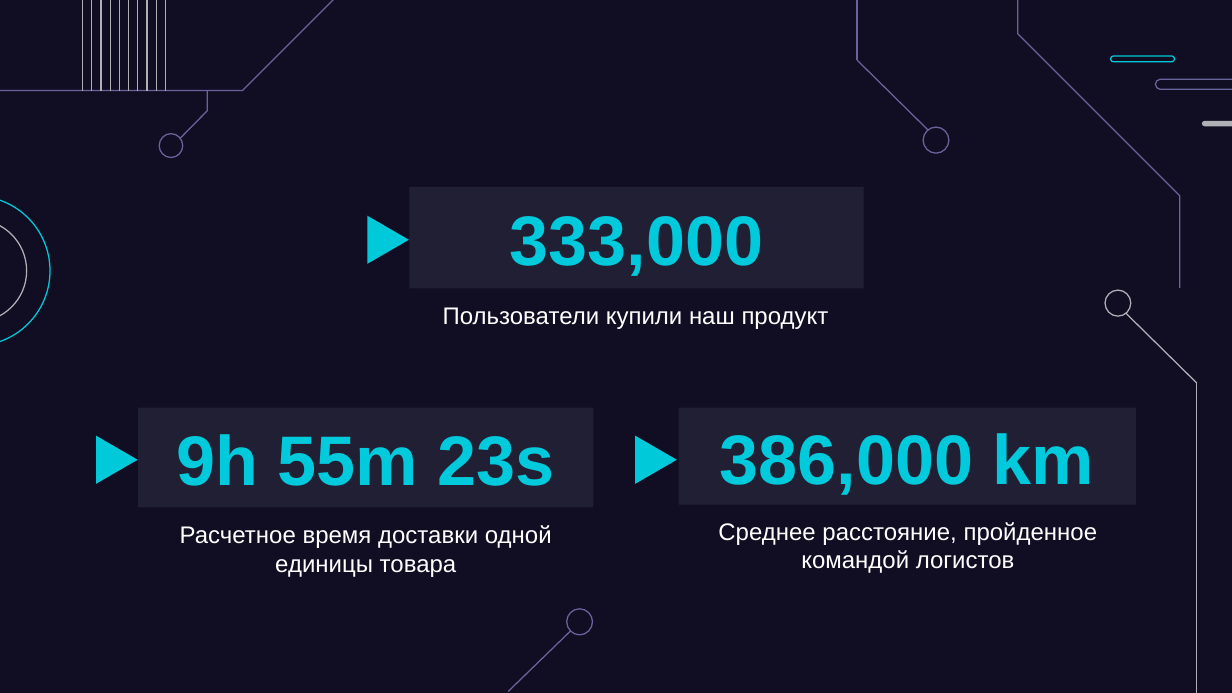
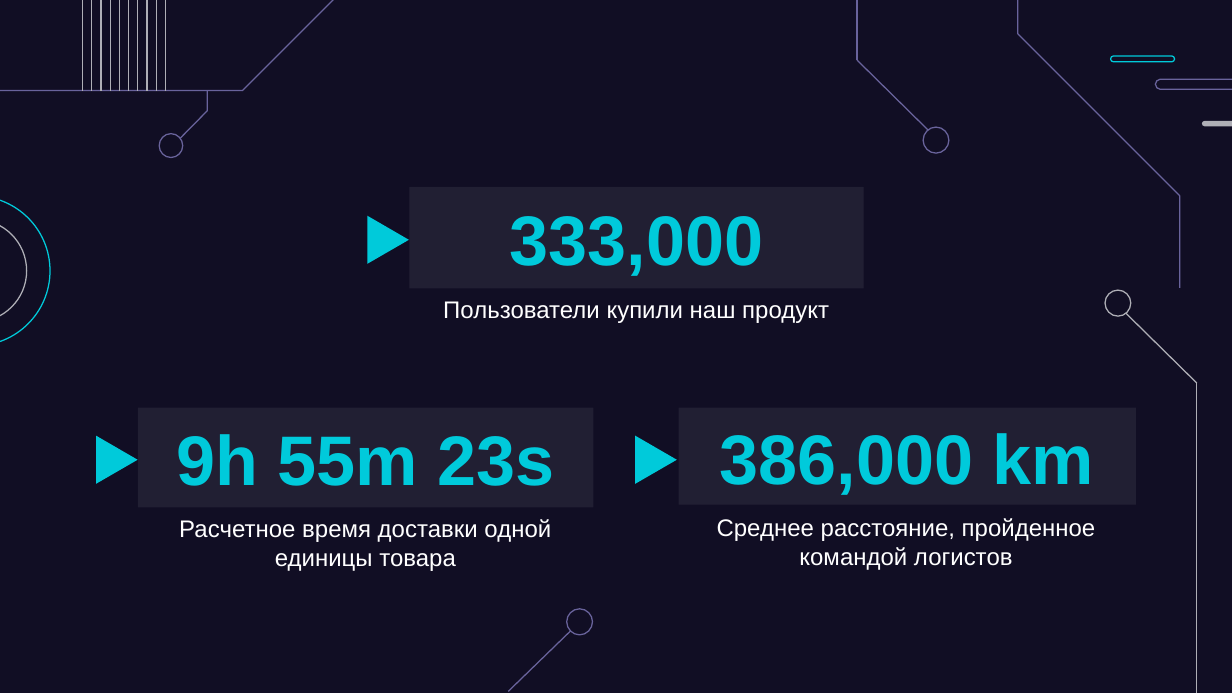
Before and after one commit to YazevStas/Presentation-Library, a slide deck: slide 1 of slides/slide_07.pptx. Drawn at 1232x693 pixels with LibreOffice and Linux fonts; fonts in the diff are those of the drawing. Boxes give left, top, right and bottom in pixels: in the first picture for what was removed or moved away, otherwise in the second. Text is boxed around its words. In the diff, an @@ line names an element or a change of style, - is before the commit and + after.

```diff
--- a/slides/slide_07.pptx
+++ b/slides/slide_07.pptx
@@ text "Пользователи купили наш продукт" moved from (x1=443, y1=307, x2=829, y2=329) to (x1=443, y1=301, x2=829, y2=323) @@
@@ text "Расчетное время доставки одной единицы ..." moved from (x1=180, y1=525, x2=552, y2=577) to (x1=179, y1=519, x2=551, y2=571) @@
@@ text "Среднее расстояние, пройденное командой логистов" moved from (x1=718, y1=522, x2=1098, y2=573) to (x1=717, y1=518, x2=1096, y2=570) @@
```
Also in this commit, not shown: 55 other files.
